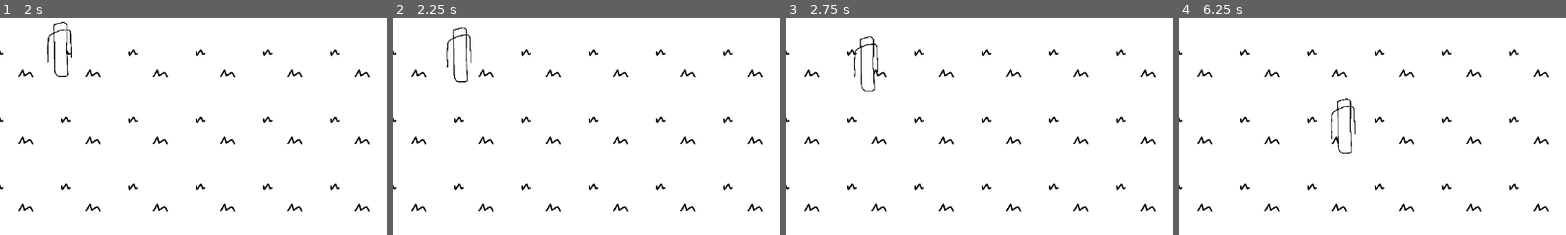
Above: before the commit, frames 1-4 (left to right).
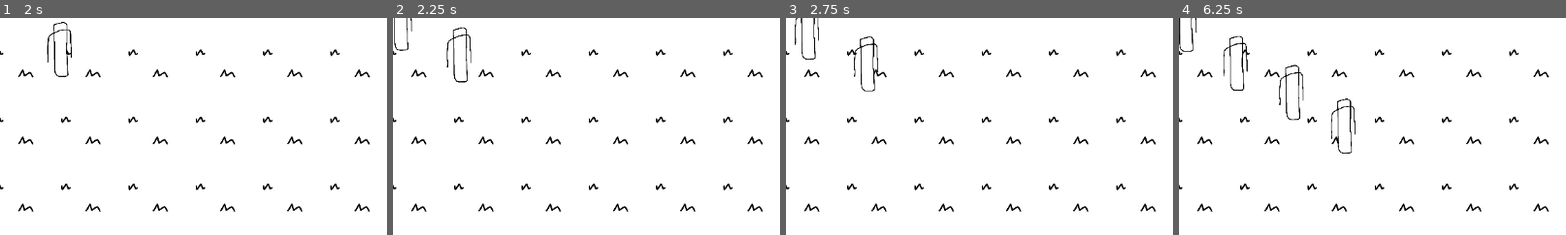
Above: after the commit, the same moments.

Repository: limxuankai/CDA_GAME
Game: Godot game, scene res://world.tscn
The game is run twice, just before and just after one commit, with the same random seed, the same clock (stepped at 60 frames per second) and the same inputs. The project has no main scene, so this scene is started directly.
Inputs:
- Up to frame 1 (2 s): tap Enter at 0.5 s; hold D (right) 0.53-1.28 s; hold S (down) from 1.28 s (still down)
- Up to frame 2 (2.25 s): release S (down) at 2.03 s; hold D (right) from 2.03 s (still down)
- Up to frame 3 (2.75 s): keep holding D (right)
- Up to frame 4 (6.25 s): release D (right) at 2.78 s; hold W (up) 2.78-3.53 s; hold A (left) 3.53-5.03 s; hold S (down) 5.03-5.78 s; hold D (right) from 5.78 s (still down)
The pictures show only the part of the screen within x 0-50%, y 0-50%; the shares and areas given below are measured in that part.

Frame 1 is identical in both runs. In frame 2, 0.2% of the frame differs, in the area x 0-6%, y 0-16%; in frame 3, 0.2%; in frame 4, 0.9%, in the area x 0-33%, y 0-48%.

Commit message:
colision fix + 2s spawner

Diff:
--- a/code/enemy.gd
+++ b/code/enemy.gd
@@ -3,6 +3,9 @@
 var SPEED = 50.0
 @onready var player = get_tree().get_first_node_in_group("player")
 
+func _ready():
+	motion_mode = CharacterBody2D.MOTION_MODE_FLOATING
+
 func _physics_process(_delta):
 	var direction = global_position.direction_to(player.global_position)
 	velocity = direction*SPEED
--- a/code/player.gd
+++ b/code/player.gd
@@ -6,6 +6,7 @@
 func _ready():
 	add_to_group("player")
 	$hurtbox.hurt.connect(_on_hit)
+	motion_mode = CharacterBody2D.MOTION_MODE_FLOATING
 
 func _on_hit(damage):
 	HP -= damage
--- a/code/player.tscn
+++ b/code/player.tscn
@@ -10,20 +10,20 @@
 [sub_resource type="CircleShape2D" id="CircleShape2D_hqtel"]
 radius = 138.0
 
-[node name="player" type="CharacterBody2D"]
+[node name="player" type="CharacterBody2D" unique_id=1575032625]
 position = Vector2(278, 181)
 scale = Vector2(0.2, 0.2)
 script = ExtResource("1_onrkg")
 
-[node name="Sprite2D" type="Sprite2D" parent="."]
+[node name="Sprite2D" type="Sprite2D" parent="." unique_id=691890611]
 texture = ExtResource("2_i3pqv")
 
-[node name="CollisionShape2D" type="CollisionShape2D" parent="."]
+[node name="CollisionShape2D" type="CollisionShape2D" parent="." unique_id=1390997811]
 position = Vector2(4, -10)
 scale = Vector2(0.5, 0.5)
 shape = SubResource("CircleShape2D_4flbx")
 
-[node name="hurtbox" parent="." instance=ExtResource("3_i3pqv")]
+[node name="hurtbox" parent="." unique_id=703843894 instance=ExtResource("3_i3pqv")]
 
 [node name="CollisionShape2D" parent="hurtbox" index="0"]
 position = Vector2(2, -12)
--- a/code/project.godot
+++ b/code/project.godot
@@ -7,6 +7,10 @@
 ;   param=value ; assign values to parameters
 
 config_version=5
+
+[animation]
+
+compatibility/default_parent_skeleton_in_mesh_instance_3d=true
 
 [application]
 
--- /dev/null
+++ b/code/spawner.gd
@@ -0,0 +1,15 @@
+extends Node2D
+
+@onready var enemy = load("res://enemy.tscn")
+
+func _ready():
+	$Timer.autostart = true
+	$Timer.one_shot = false
+	$Timer.wait_time = 2
+	$Timer.timeout.connect(_on_timer_timeout)
+	$Timer.start()
+
+func _on_timer_timeout():
+	print("spawn")
+	var ene = enemy.instantiate()
+	add_child(ene)
--- /dev/null
+++ b/code/spawner.tscn
@@ -0,0 +1,8 @@
+[gd_scene load_steps=2 format=3 uid="uid://cilfxsbhloxl6"]
+
+[ext_resource type="Script" uid="uid://bho5i1jr06t7g" path="res://spawner.gd" id="1_yp5lu"]
+
+[node name="spawner" type="Node2D"]
+script = ExtResource("1_yp5lu")
+
+[node name="Timer" type="Timer" parent="."]
--- a/code/world.tscn
+++ b/code/world.tscn
@@ -1,5 +1,6 @@
-[gd_scene load_steps=4 format=3 uid="uid://pp75gpkxo7td"]
+[gd_scene load_steps=5 format=3 uid="uid://pp75gpkxo7td"]
 
+[ext_resource type="PackedScene" uid="uid://cilfxsbhloxl6" path="res://spawner.tscn" id="1_aqk2v"]
 [ext_resource type="PackedScene" uid="uid://b4nl7g48xkxsh" path="res://player.tscn" id="1_fj7yv"]
 [ext_resource type="Texture2D" uid="uid://cu776px17dx2a" path="res://gass.png" id="1_tlwt5"]
 [ext_resource type="PackedScene" uid="uid://dpiwdnogs7rm4" path="res://enemy.tscn" id="2_tlwt5"]
@@ -14,6 +15,8 @@
 region_enabled = true
 region_rect = Rect2(0, 0, 10926.586, 7034.8516)
 
+[node name="spawner" parent="." instance=ExtResource("1_aqk2v")]
+
 [node name="player" parent="." instance=ExtResource("1_fj7yv")]
 
 [node name="enemy" parent="." instance=ExtResource("2_tlwt5")]
Not shown: 1 places in code/player.tscn that only renumber resources
Not shown, added: code/spawner.gd.uid
